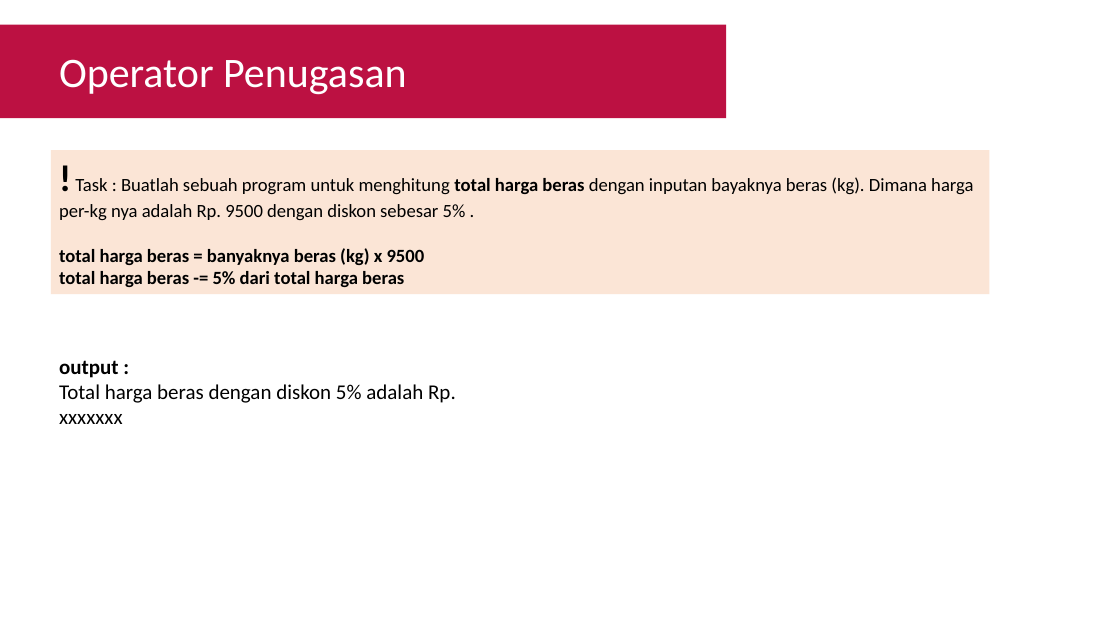
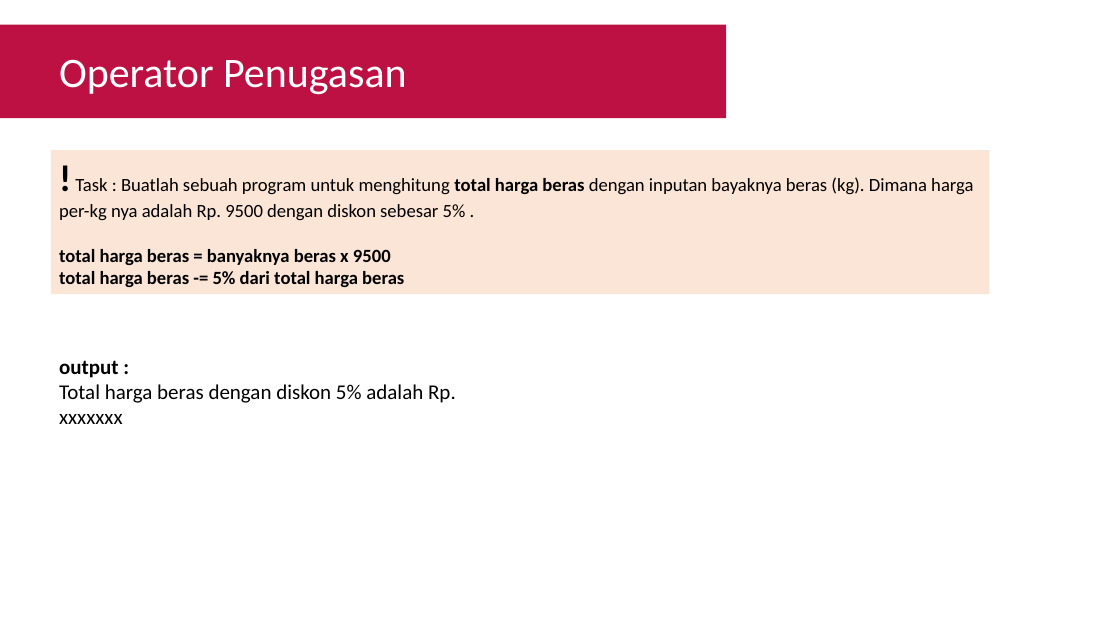
Before and after one commit to Muhammad-Yunus/Materi-Training, a slide deck: slide 27 of A. Raspberry Pi - Image Processing/#2 - Python Part 1 (Variabel, Data type, Operator)/P2 - Python Part 1 (Variable, Data type, Operator).pptx. Drawn at 1120x630 pixels with LibreOffice and Linux fonts; fonts in the diff are those of the drawing. Boxes give left, top, right and bottom in pixels: in the first picture for what was removed or moved away, otherwise in the second. Text is boxed around its words. In the diff, an @@ line names an element or a change of style, - is before the commit and + after.

```diff
--- a/A. Raspberry Pi - Image Processing/#2 - Python Part 1 (Variabel, Data type, Operator)/P2 - Python Part 1 (Variable, Data type, Operator).pptx
+++ b/A. Raspberry Pi - Image Processing/#2 - Python Part 1 (Variabel, Data type, Operator)/P2 - Python Part 1 (Variable, Data type, Operator).pptx
@@ text in rectangle at (x1=59, y1=249, x2=391, y2=265): text changed @@
-total harga beras = banyaknya beras (kg) x 9500
+total harga beras = banyaknya beras x 9500
```
